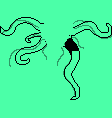
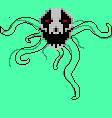
Two versions of the same layered image (112x118). Layer-by-layer changes:
showed "Atsk3" over [37, 8, 75, 52]
painted on "tentakel1" over [40, 31, 79, 100]
